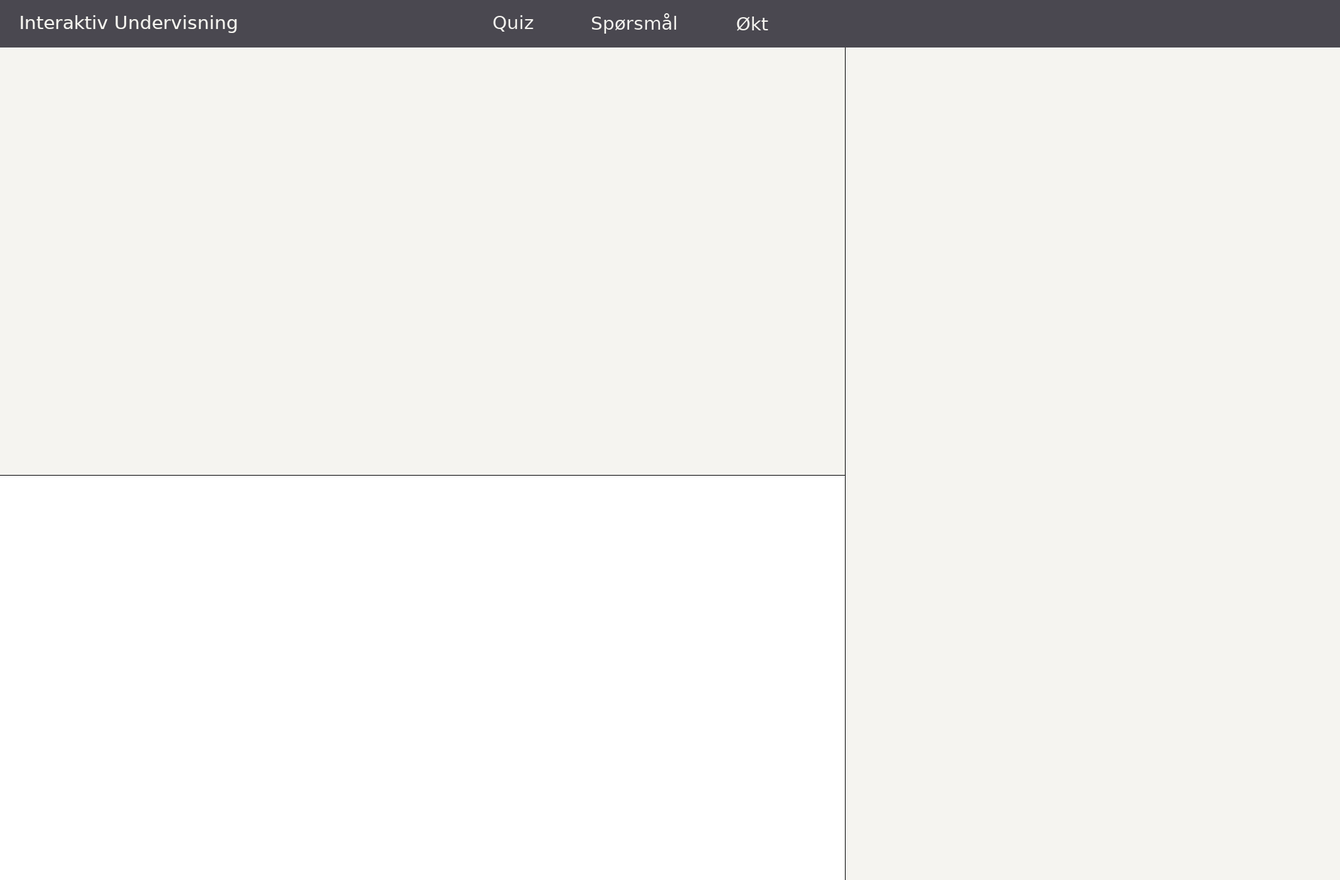
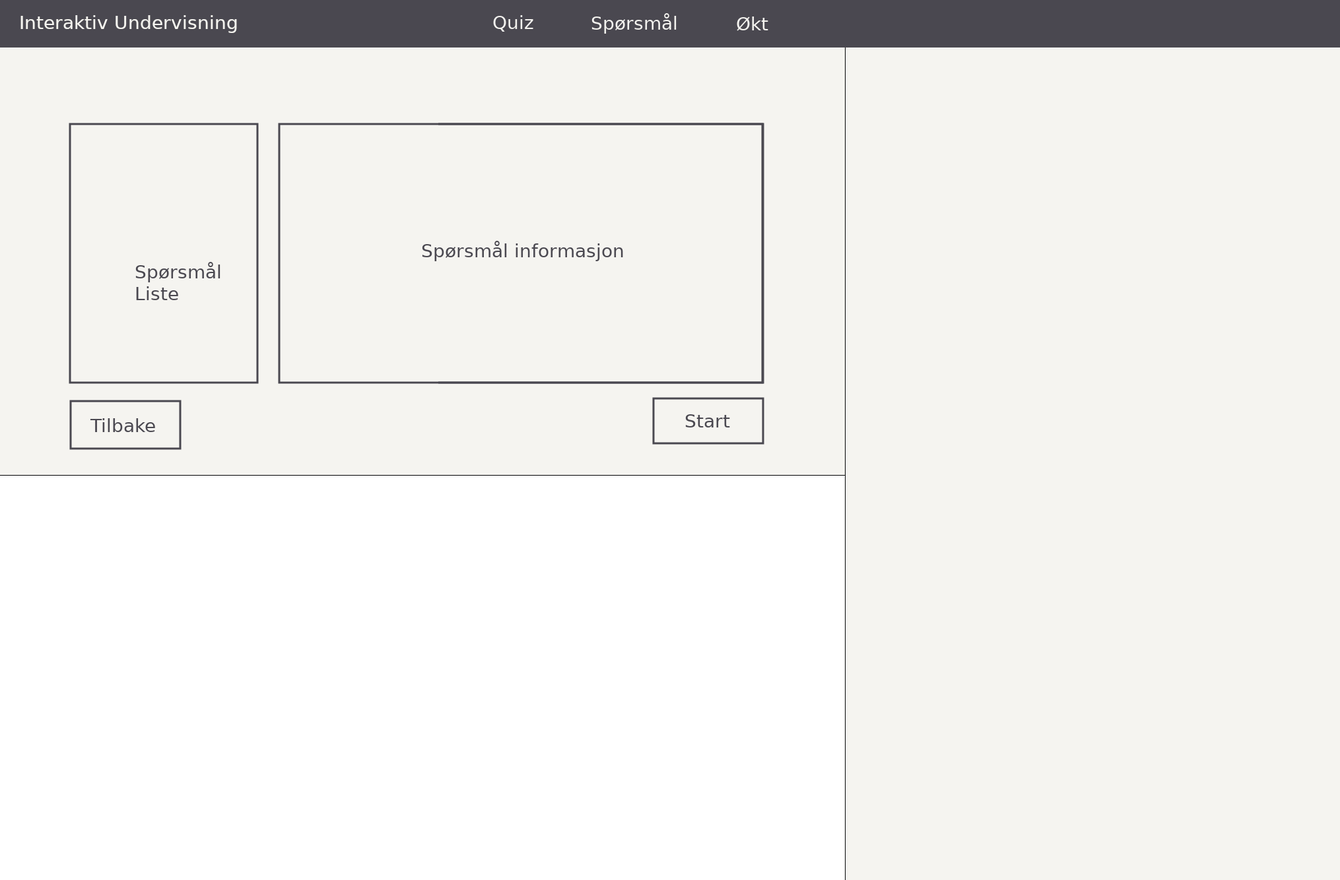
Comparing the layer stacks of the two 1340 × 880 images. Changes:
added layer "Start" above "Tilbake" over [685, 414, 730, 428]
added layer "Tilbake" above "Spørsmål informasjon" over [89, 418, 156, 433]
added layer "Spørsmål informasjon" above "Spørsmål ..." over [421, 240, 624, 262]
added layer "Spørsmål ..." above "Layer" over [135, 262, 221, 301]
painted on "Layer" over [68, 122, 765, 451]
